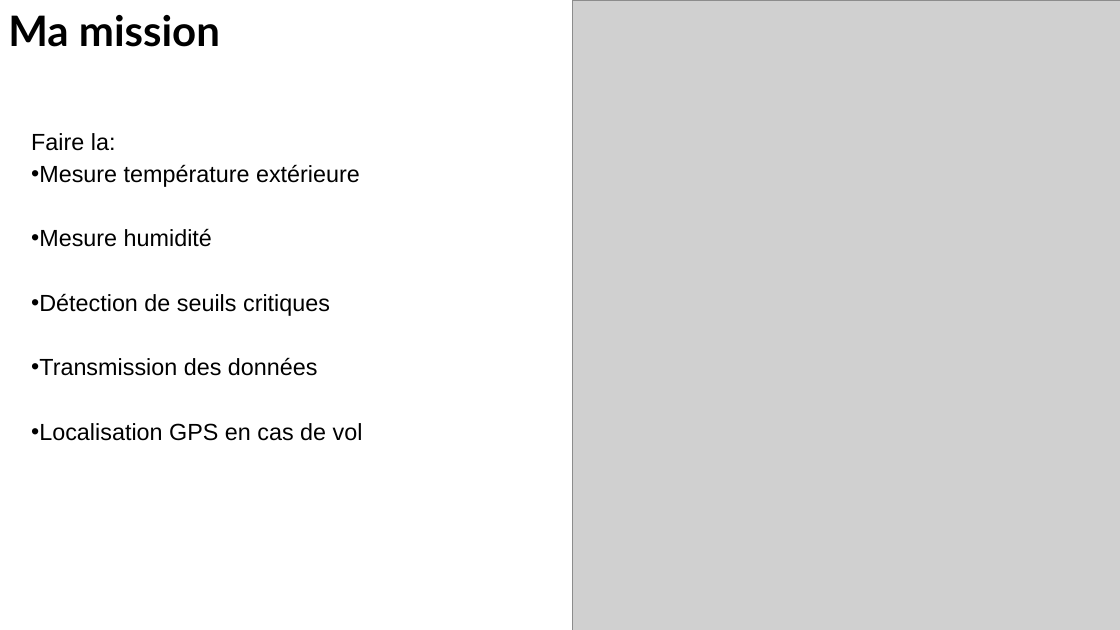
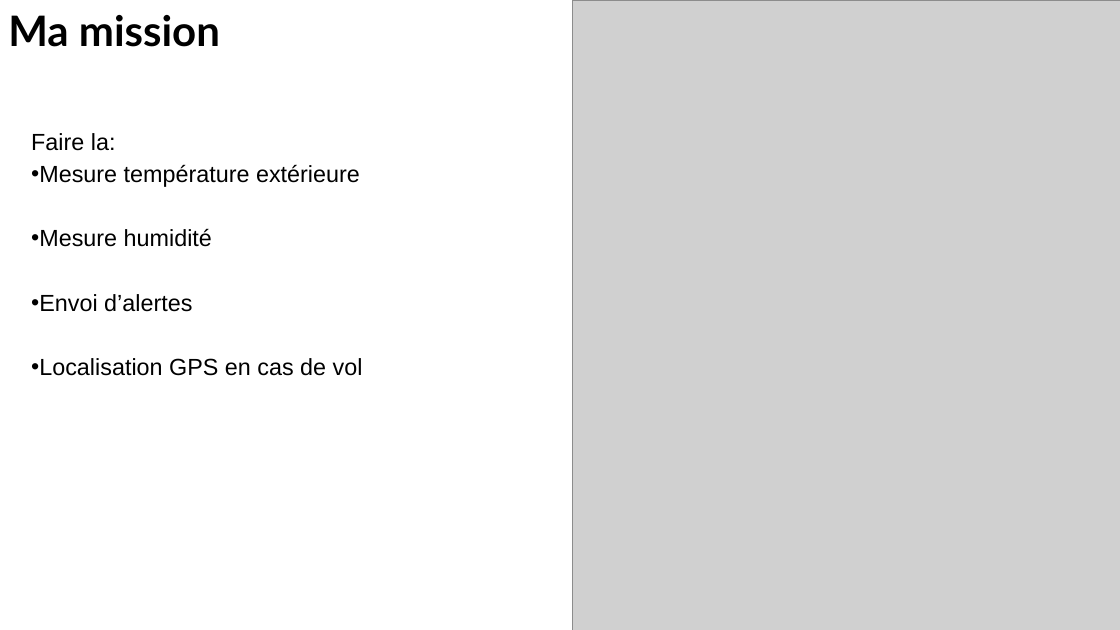
Before and after one commit to julien-negrobar/melaina, a slide deck: slide 1 of desrosiers Lucas /Projet MELAINA (abeille) 2/les fichier du mindview/mindview lucas /Etudiant 2 lucas .pptx (slide 2 before the commit). Drawn at 1120x630 pixels with LibreOffice and Linux fonts; fonts in the diff are those of the drawing; grey boxes stand for pictures. Boxes give left, top, right and bottom in pixels: in the first picture for what was removed or moved away, otherwise in the second. Text is boxed around its words. In the diff, an @@ line names an element or a change of style, - is before the commit and + after.

```diff
--- a/desrosiers Lucas /Projet MELAINA (abeille) 2/les fichier du mindview/mindview lucas /Etudiant 2 lucas .pptx
+++ b/desrosiers Lucas /Projet MELAINA (abeille) 2/les fichier du mindview/mindview lucas /Etudiant 2 lucas .pptx
@@ text at bbox=[31, 294, 192, 312]: text changed @@
-• Détection de seuils critiques
-• Transmission des données
+• Envoi d’alertes
```
Also in this commit, not shown: 2 slides removed, 9 other files.
